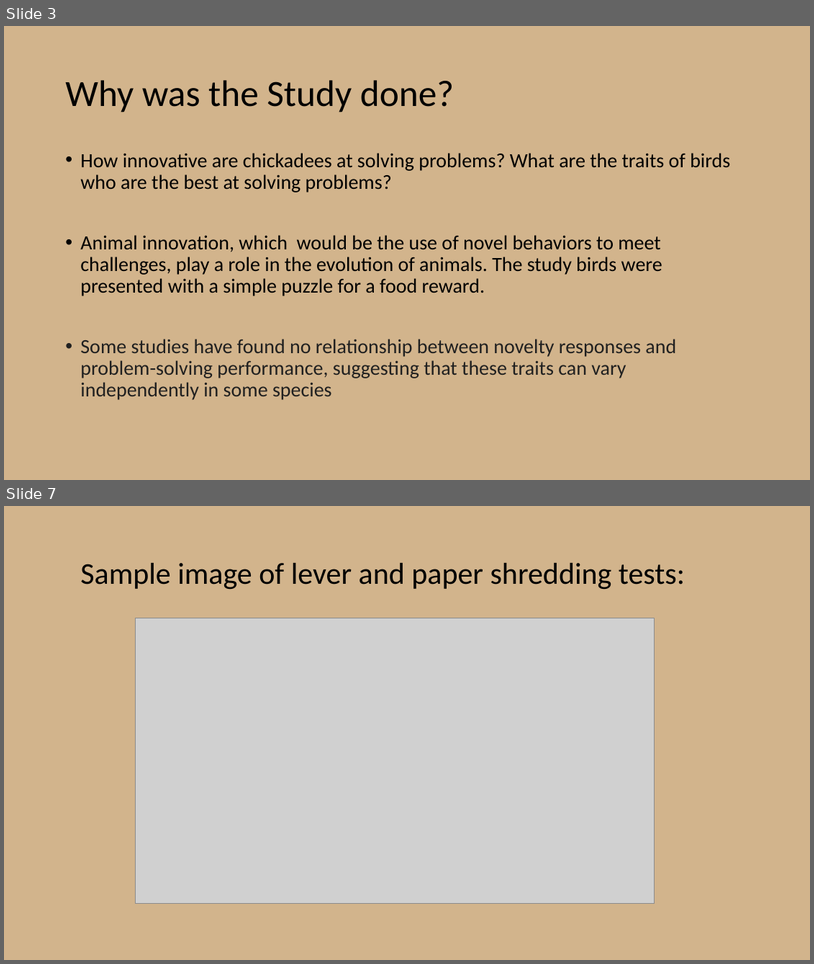
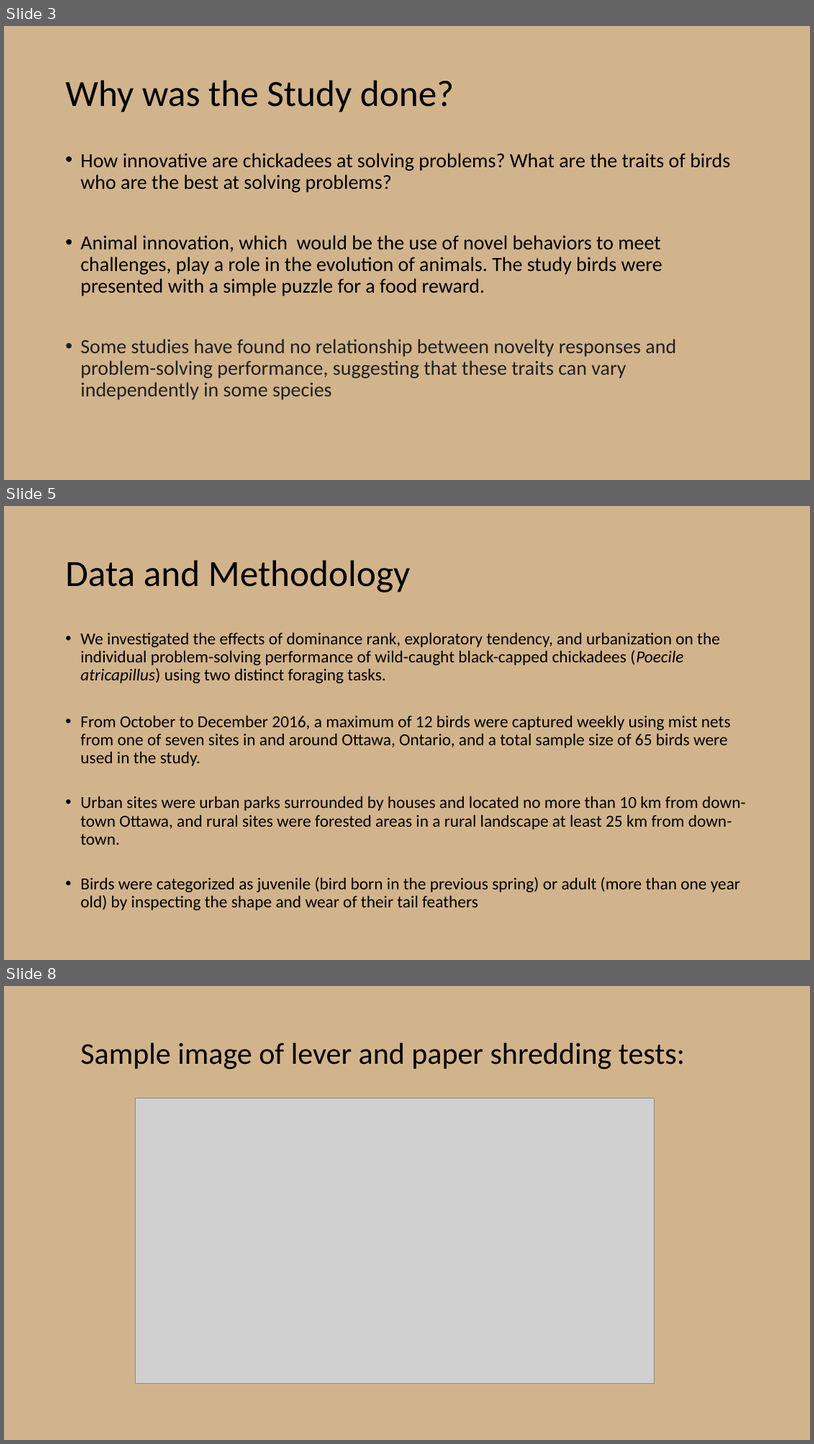
Before and after one commit to chanks06/chickadees, a slide deck: Presentation2.pptx. Shown one above the other, each under a label of ours: slides 3 and 7 before the commit, slides 3, 5 and 8 after it; the slides between them are not shown. The pictures are 814x964 and 814x1444 pixels, drawn with LibreOffice and Linux fonts; fonts in the diff are those of the drawing; grey boxes stand for pictures. Boxes give left, top, right and bottom in pixels: in the first picture for what was removed or moved away, otherwise in the second. Text is boxed around its words. In the diff, an @@ line names an element or a change of style, - is before the commit and + after.

```diff
--- a/Presentation2.pptx
+++ b/Presentation2.pptx
@@ slide 5 added at (4, 506, 810, 960), background #D2B48C @@
@@ title added at (65, 560, 410, 592), 44 pt, text #000000 @@
+Data and Methodology
@@ text added at (80, 632, 746, 910), 20 pt, text #000000 @@
+• We investigated the effects of dominance rank, exploratory tendency, and urbanization on the individual problem-solving performance of wild-caught black-capped chickadees (Poecile atricapillus) using two distinct foraging tasks.
+• From October to December 2016, a maximum of 12 birds were captured weekly using mist nets from one of seven sites in and around Ottawa, Ontario, and a total sample size of 65 birds were used in the study.
+• Urban sites were urban parks surrounded by houses and located no more than 10 km from down- town Ottawa, and rural sites were forested areas in a rural landscape at least 25 km from down- town.
+• Birds were categorized as juvenile (bird born in the previous spring) or adult (more than one year old) by inspecting the shape and wear of their tail feathers
@@ what was slide 7 is now slide 8 @@
```
Also in this commit, not shown: 5 slides changed, 20 other slides added, 1 slide removed, 2 other files.
